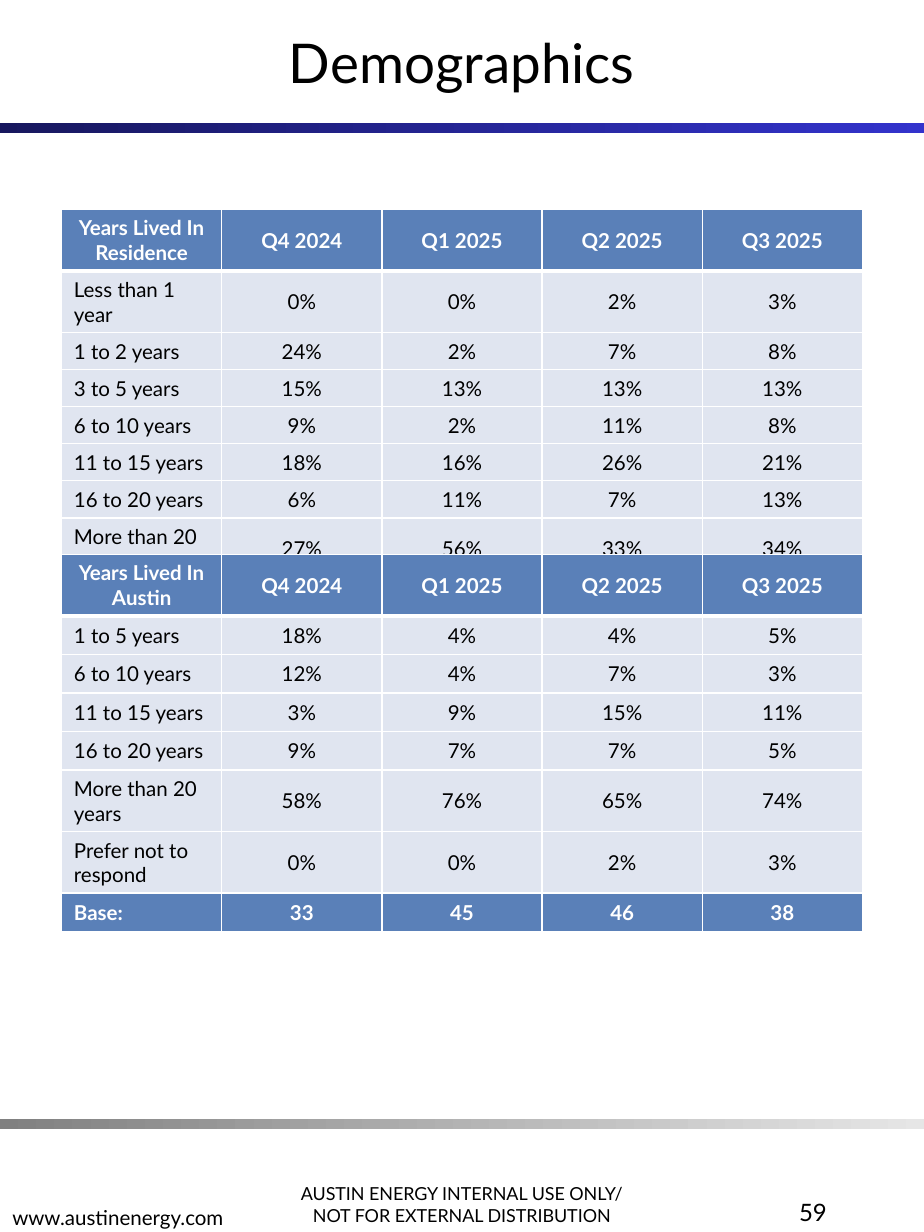
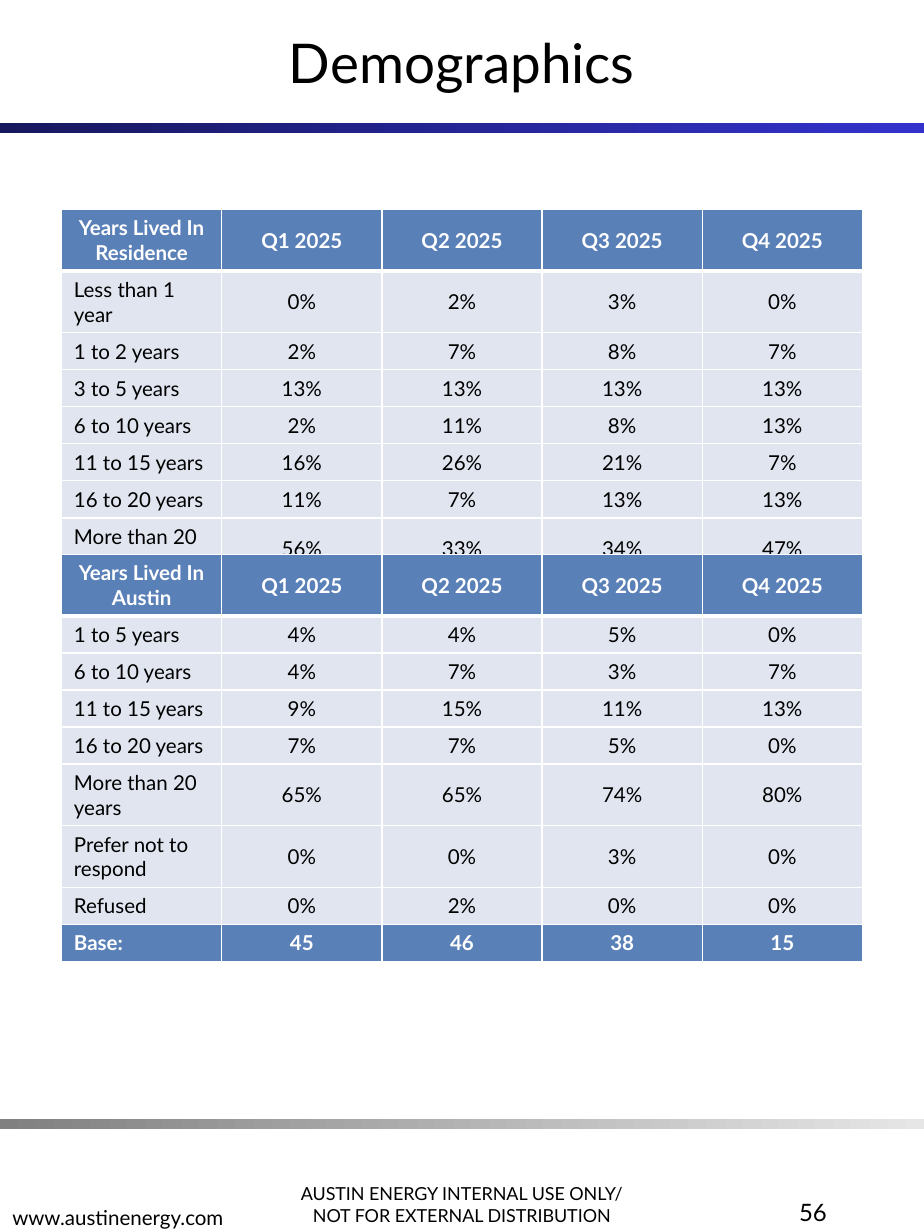
Before and after one commit to jellohead/AE_LIW_automation, a slide deck: slide 56 of src/ae_liw_automation/output/AE_LIW_updated_FY25_Q3.pptx (slide 59 before the commit). Drawn at 924x1232 pixels with LibreOffice and Linux fonts; fonts in the diff are those of the drawing; background and template pictures are left out. Boxes give left, top, right and bottom in pixels: in the first picture for what was removed or moved away, otherwise in the second. Text is boxed around its words. In the diff, an @@ line names an element or a change of style, - is before the commit and + after.

```diff
--- a/src/ae_liw_automation/output/AE_LIW_updated_FY25_Q3.pptx
+++ b/src/ae_liw_automation/output/AE_LIW_updated_FY25_Q3.pptx
@@ table at (62,209,862,646) @@
-row 1: Years Lived In Residence | Q4 2024 | Q1 2025 | Q2 2025 | Q3 2025
+row 1: Years Lived In Residence | Q1 2025 | Q2 2025 | Q3 2025 | Q4 2025
-row 2: Less than 1 year | 0% | 0% | 2% | 3%
+row 2: Less than 1 year | 0% | 2% | 3% | 0%
-row 3: 1 to 2 years | 24% | 2% | 7% | 8%
+row 3: 1 to 2 years | 2% | 7% | 8% | 7%
-row 4, column 2: 15%
+row 4, column 2: 13%
-row 5: 6 to 10 years | 9% | 2% | 11% | 8%
+row 5: 6 to 10 years | 2% | 11% | 8% | 13%
-row 6: 11 to 15 years | 18% | 16% | 26% | 21%
+row 6: 11 to 15 years | 16% | 26% | 21% | 7%
-row 7: 16 to 20 years | 6% | 11% | 7% | 13%
+row 7: 16 to 20 years | 11% | 7% | 13% | 13%
-row 8: More than 20 years | 27% | 56% | 33% | 34%
+row 8: More than 20 years | 56% | 33% | 34% | 47%
-row 9: Prefer not to respond | 0% | 0% | 2% | 0%
+row 9: Refused | 0% | 2% | 0% | 0%
-row 10: Base: | 33 | 45 | 46 | 38
+row 10: Base: | 45 | 46 | 38 | 15
@@ table at (62,554,862,954) @@
-row 1: Years Lived In Austin | Q4 2024 | Q1 2025 | Q2 2025 | Q3 2025
-row 2: 1 to 5 years | 18% | 4% | 4% | 5%
-row 3: 6 to 10 years | 12% | 4% | 7% | 3%
-row 4: 11 to 15 years | 3% | 9% | 15% | 11%
-row 5: 16 to 20 years | 9% | 7% | 7% | 5%
-row 6: More than 20 years | 58% | 76% | 65% | 74%
-row 7: Prefer not to respond | 0% | 0% | 2% | 3%
-row 8: Base: | 33 | 45 | 46 | 38
+row 1: Years Lived In Austin | Q1 2025 | Q2 2025 | Q3 2025 | Q4 2025
+row 2: 1 to 5 years | 4% | 4% | 5% | 0%
+row 3: 6 to 10 years | 4% | 7% | 3% | 7%
+row 4: 11 to 15 years | 9% | 15% | 11% | 13%
+row 5: 16 to 20 years | 7% | 7% | 5% | 0%
+row 6: More than 20 years | 65% | 65% | 74% | 80%
+row 7: Prefer not to respond | 0% | 0% | 3% | 0%
+row 8: Refused | 0% | 2% | 0% | 0%
+row 9: Base: | 45 | 46 | 38 | 15
@@ page number at (799,1203,827,1222): text changed @@
-59
+56
```
Also in this commit, not shown: 43 other slides changed, 3 slides removed, 16 other files.
